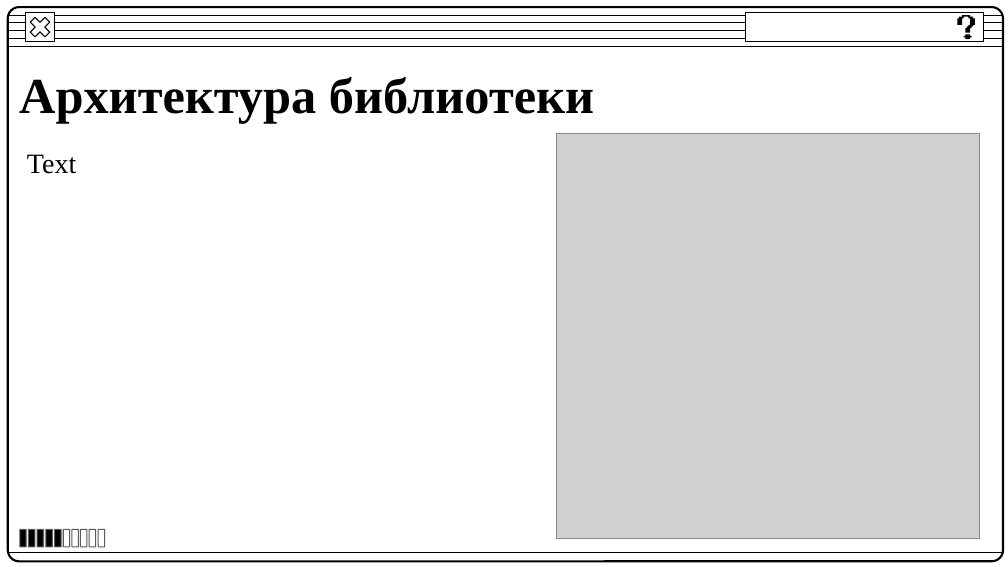
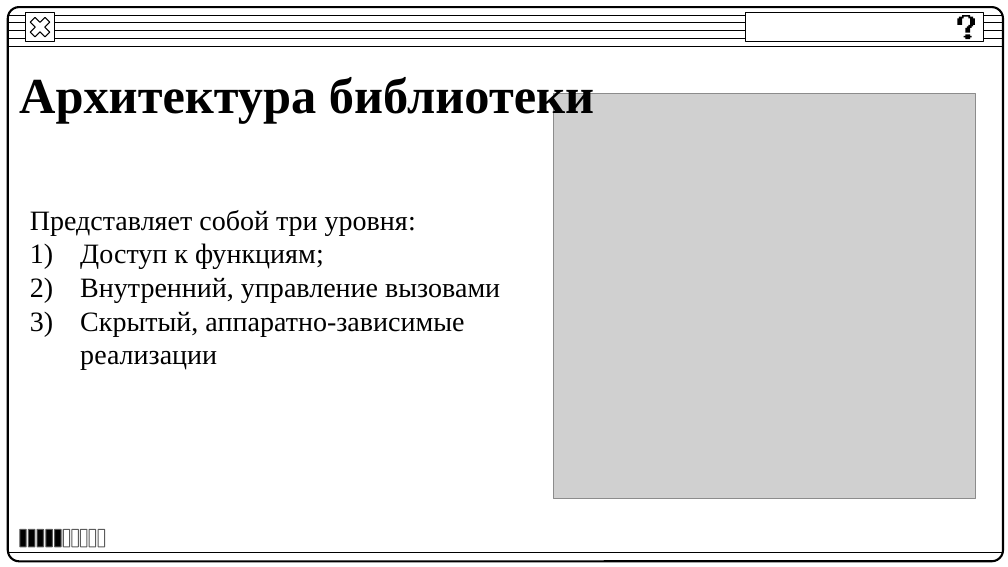
Before and after one commit to BakaKrt/DiplomAPI, a slide deck: slide 5 of ВКР/ВКР.pptx. Drawn at 1008x567 pixels with LibreOffice and Linux fonts; fonts in the diff are those of the drawing; grey boxes stand for pictures. Boxes give left, top, right and bottom in pixels: in the first picture for what was removed or moved away, otherwise in the second. Text is boxed around its words. In the diff, an @@ line names an element or a change of style, - is before the commit and + after.

```diff
--- a/ВКР/ВКР.pptx
+++ b/ВКР/ВКР.pptx
@@ picture moved from (x1=556, y1=133, x2=979, y2=538) to (x1=553, y1=94, x2=976, y2=499) @@
@@ text removed at (x1=27, y1=154, x2=76, y2=174) @@
-Text
@@ text added at (x1=30, y1=210, x2=500, y2=370), 20 pt, text #000000 @@
+Представляет собой три уровня:
+1) Доступ к функциям;
+2) Внутренний, управление вызовами
+3) Скрытый, аппаратно-зависимые реализации
```
Also in this commit, not shown: 7 other slides changed, 3 other files.
